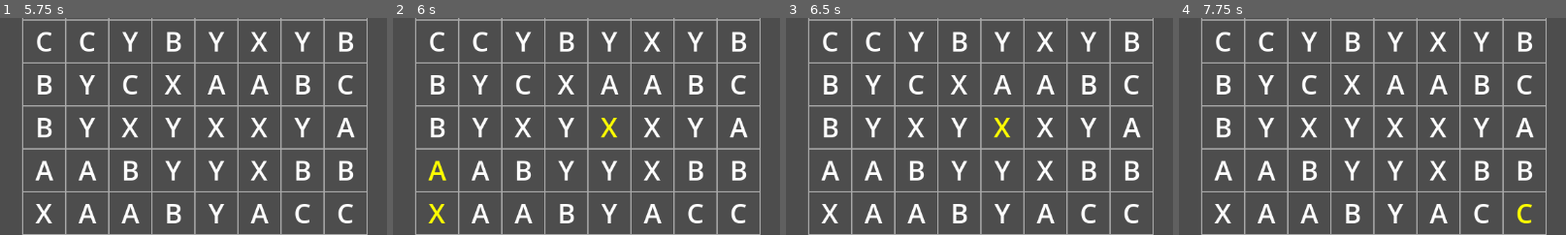
Above: before the commit, frames 1-4 (left to right).
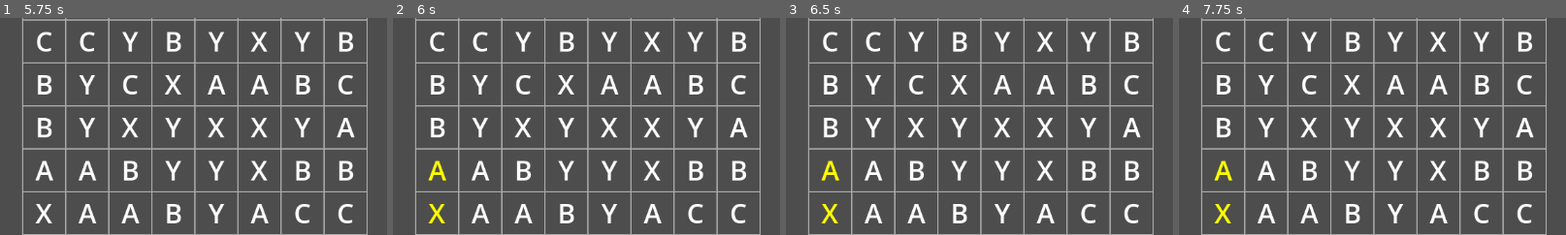
Above: after the commit, the same moments.

Repository: fehudma/godot_projects
Game: Godot game, scene res://Scenes/game.tscn
Two runs of this game, one before a commit and one after it. Both use one fixed random seed, a clock stepped at 60 frames per second and the inputs below.
Inputs (mouse positions are % of the whole screen's width and height, from its top left):
- Up to frame 1 (5.75 s): click "Hint" at 0.5 s; click "Test" at 1.25 s; click "Test" at 2 s; click "Hint" at 2.75 s; click "Test" at 3.5 s; click "Hint" at 4.25 s; tap Enter at 5 s; move the mouse to (72, 45) at 5.02 s; click (72, 45) at 5.17 s
- Up to frame 2 (6 s): tap Space at 5.75 s; move the mouse to (30, 55) at 5.77 s; click (30, 55) at 5.92 s
- Up to frame 3 (6.5 s): no input
- Up to frame 4 (7.75 s): tap Enter at 6.5 s; move the mouse to (60, 28) at 6.52 s; click (60, 28) at 6.67 s; tap Space at 7.25 s; move the mouse to (45, 70) at 7.27 s; click (45, 70) at 7.42 s
The pictures show only the part of the screen within x 3-53%, y 29-79%; the shares and areas given below are measured in that part.

Frame 1 is identical in both runs. In frame 2, 0.2% of the frame differs, in the area x 53-58%, y 45-56%; in frame 3, 0.6%, in the area x 9-58%, y 45-95%; in frame 4, 0.6%.

Commit message:
during highlight cant click a box

Diff:
--- a/Scenes/board.gd
+++ b/Scenes/board.gd
@@ -595,6 +595,8 @@
 	var first_piece: Piece = grid[possible_move[0].x][possible_move[0].y]
 	var second_piece: Piece = grid[possible_move[1].x][possible_move[1].y]
 
+	input_locked = true
+
 	first_piece.set_selected(true)
 	second_piece.set_selected(true)
 
@@ -602,6 +604,8 @@
 
 	first_piece.set_selected(false)
 	second_piece.set_selected(false)
+
+	input_locked = false
 
 func _on_test_button_pressed() -> void:
 	#collapse_column(0)
